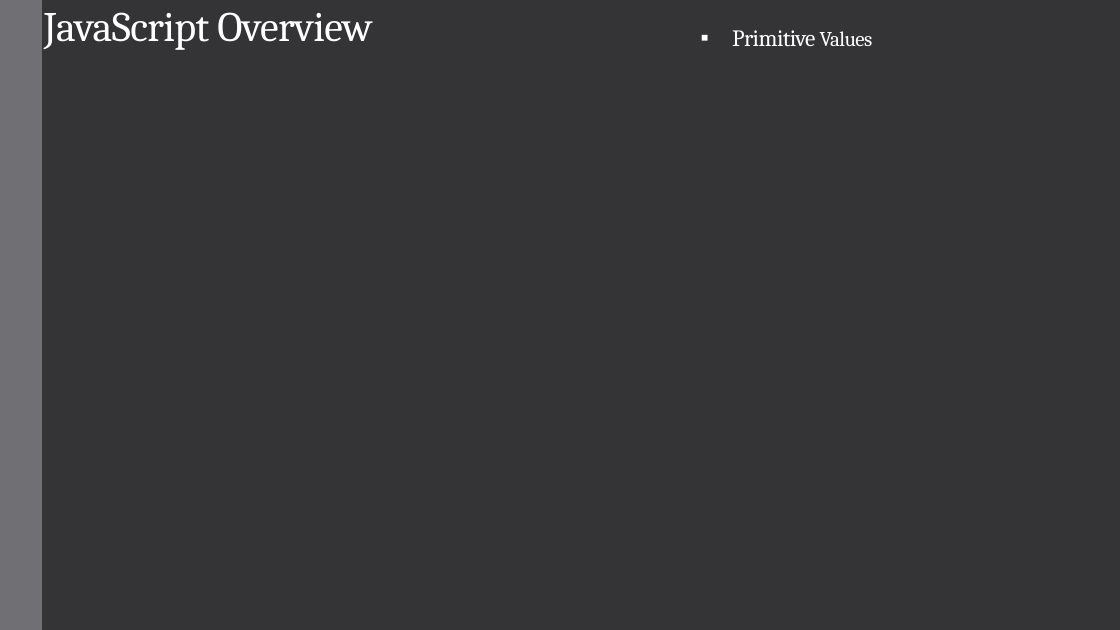
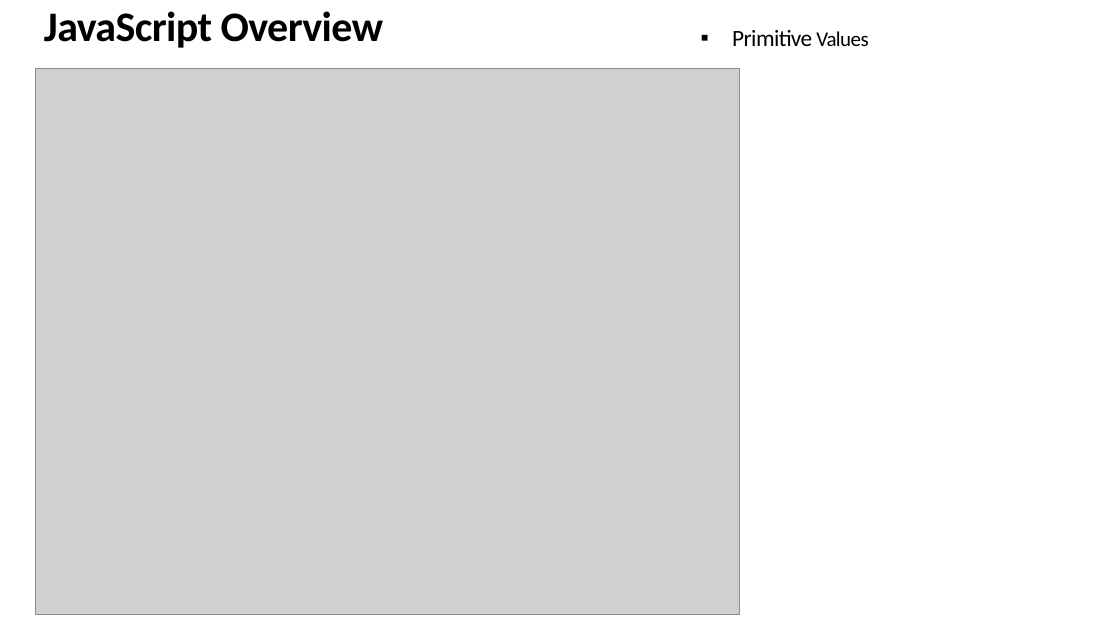
Before and after one commit to srdjan/workshop-functional-js, a slide deck: slide 6 of Functional-javascript.pptx (slide 4 before the commit). Drawn at 1120x630 pixels with LibreOffice and Linux fonts; fonts in the diff are those of the drawing; grey boxes stand for pictures. Boxes give left, top, right and bottom in pixels: in the first picture for what was removed or moved away, otherwise in the second. Text is boxed around its words. In the diff, an @@ line names an element or a change of style, - is before the commit and + after.

```diff
--- a/Functional-javascript.pptx
+++ b/Functional-javascript.pptx
@@ background #353537 to #FFFFFF @@
@@ rectangle removed at bbox=[0, 0, 42, 630] @@
@@ text "JavaScript Overview" at bbox=[44, 11, 384, 48]: font Cambria to Calibri, text colour #FFFFFF to #000000, bold on @@
@@ text "Primitive Values" at bbox=[732, 30, 868, 46]: font Cambria to Calibri, text colour #FFFFFF to #000000 @@
@@ picture added at bbox=[35, 68, 740, 614] @@
```
Also in this commit, not shown: 7 other slides changed, 34 slides added, 1 slide removed, 3 other files.
